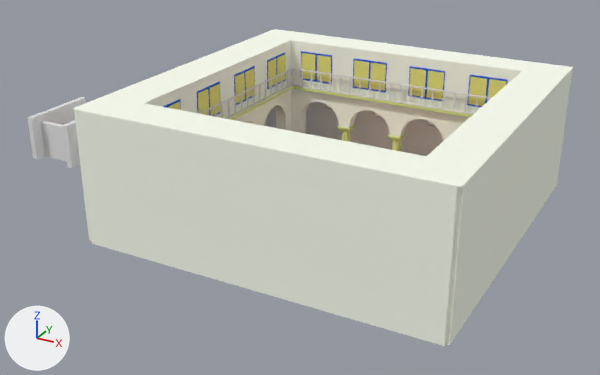
What one commit did to the Blender file Desi Y Ofelia/Assets/lvl0wall.blend.
The view is the same before and after, from a 50 mm lens placed at (59.7, -107.2, 56.5), pointed at (0.0, 1.4, 2.2). The axes (+X, +Y, +Z) are drawn at lower left. The lights are the same throughout.

Script lines for the objects in view, before the commit:
```python
ob_floor = bpy.data.objects.new('Floor', me_plane_010)
ob_floor.location = (-23.4, 0.8, 4.1)
ob_floor.rotation_euler = (-3.142, 1.571, 0.0)  # degrees (-180, 90, 0)
ob_main_walls = bpy.data.objects.new('Main Walls', me_plane_006)
ob_main_walls.location = (7.7, 0.8, 11.5)
ob_main_walls.rotation_euler = (-3.142, 1.571, 0.0)  # degrees (-180, 90, 0)
ob_railing = bpy.data.objects.new('Railing', me_cube_003)
ob_railing.location = (-12.0, 21.4, 12.5)
ob_walkway_arches = bpy.data.objects.new('Walkway Arches', me_plane_004)
ob_walkway_arches.location = (-23.4, 0.8, 3.9)
ob_walkway_arches.rotation_euler = (-3.142, 1.571, 0.0)  # degrees (-180, 90, 0)
ob_west2 = bpy.data.objects.new('West2', me_cube_013)
ob_west2.location = (12.8, 26.0, 8.3)
ob_west2.scale = (0.495, 0.495, 0.548)
ob_west3 = bpy.data.objects.new('West3', me_cube_005)
ob_west3.location = (2.7, 26.0, 8.3)
ob_west3.scale = (0.495, 0.495, 0.548)
ob_west4 = bpy.data.objects.new('West4', me_cube_006)
ob_west4.location = (-7.3, 26.0, 8.3)
ob_west4.scale = (0.495, 0.495, 0.548)
```
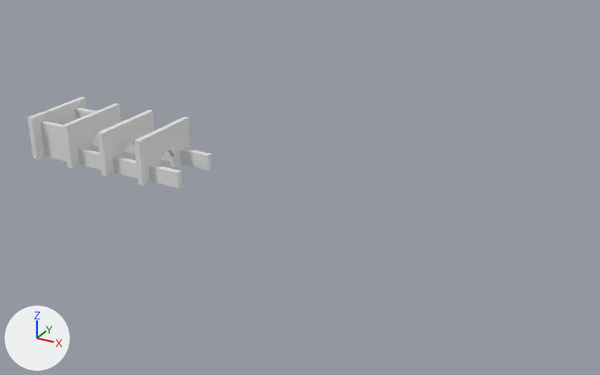
What the commit changed:
me_plane_004 has 200 vertices, 108 faces and spans x -4.0..4.0, y -7.0..7.0, z -3.1..28.4.
me_plane_004 is used by ob_walkway_arches; location (-23.4, 0.8, 3.9); rotation (-3.142, 1.571, 0.0), in degrees (-180, 90, 0).
me_plane_004 part 1: all 28 vertices in x -0.8..1.0, y -2.2..1.9, z 3.0..4.0 are moved by (1.0, 0.0, 0.0).
me_plane_004 part 2: all 28 vertices in x -0.8..1.0, y -2.2..1.9, z 11.0..12.0 are moved by (1.0, 0.0, 0.0).
me_plane_004 part 3: all 28 vertices in x -0.8..1.0, y -2.2..1.9, z 19.0..20.0 are moved by (1.0, 0.0, 0.0).
Object 'West2' (ob_west2) is now hidden.
Object 'West4' (ob_west4) is now hidden.
Object 'West3' (ob_west3) is now hidden.
Object 'Railing' (ob_railing) is now hidden.
Object 'Floor' (ob_floor) is now hidden.
Object 'Main Walls' (ob_main_walls) is now hidden.

Where the change shows, as pixel boxes [x1, y1, x2, y2] in the pictures (600 x 375 px; the box of a moved part takes in the faces that stretch with it):
'Main Walls', hidden: before [73, 29, 573, 346]
'Railing', hidden: before [198, 68, 492, 119]
'West2', hidden: before [427, 121, 434, 126]
'West3', hidden: before [375, 112, 381, 117]
'West4', hidden: before [326, 105, 331, 109]
part 1 of me_plane_004, moved or reshaped (not visible before): after [139, 118, 190, 185]
part 2 of me_plane_004, moved or reshaped (not visible before): after [102, 111, 155, 177]
part 3 of me_plane_004, moved or reshaped: before [67, 122, 80, 168]; after [67, 105, 121, 168]
